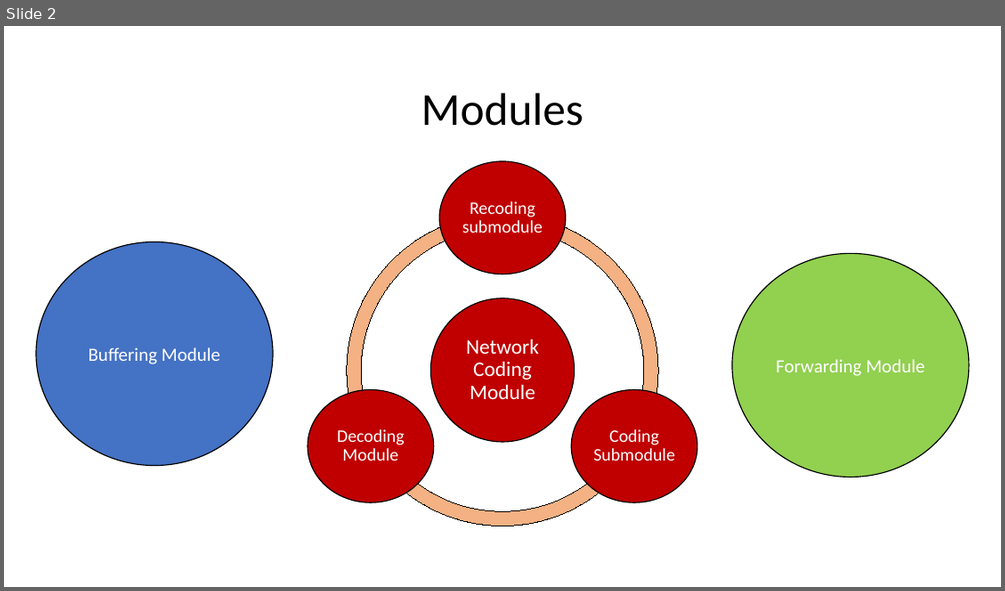
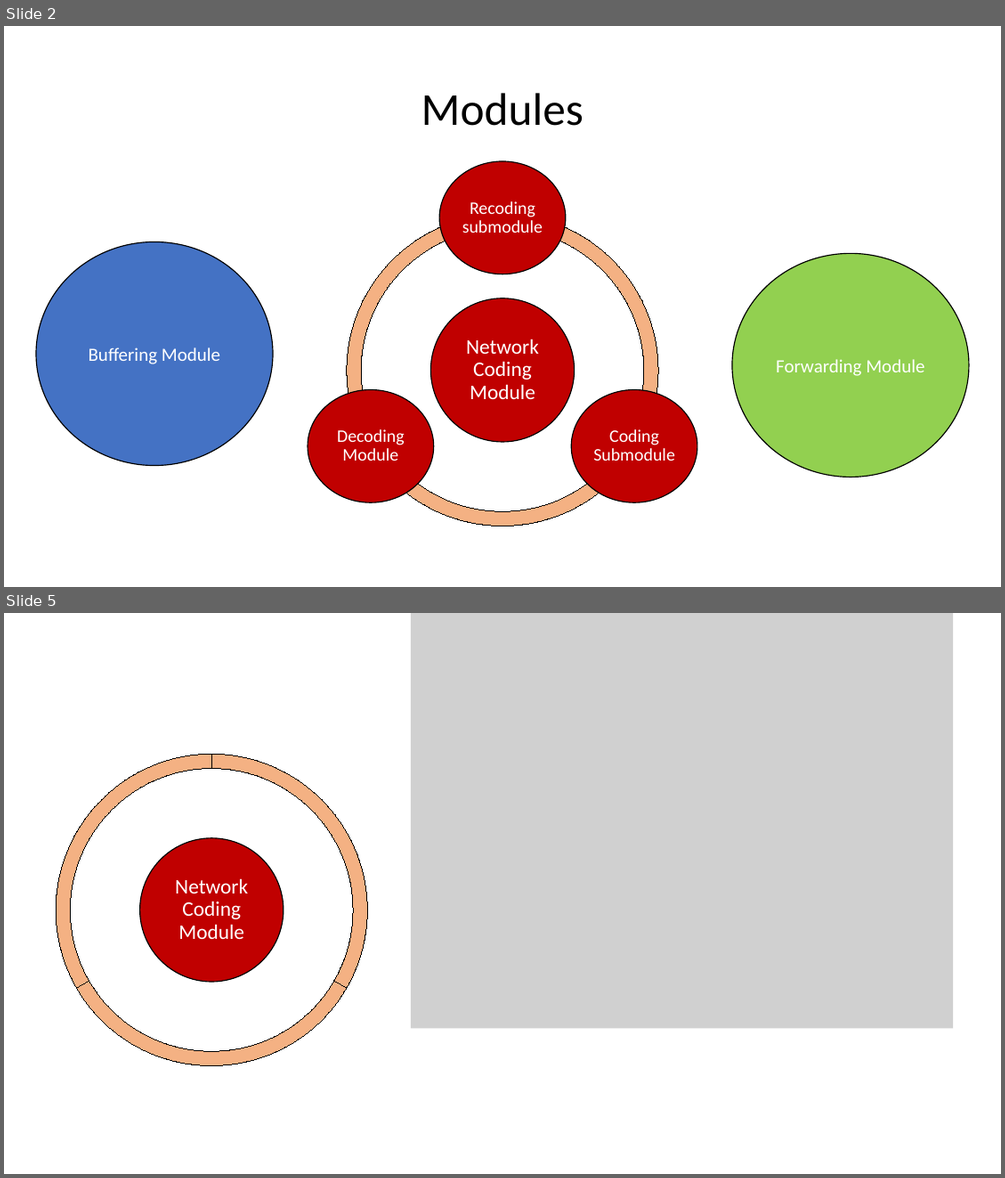
Before and after one commit to netx-ulx/NC, a slide deck: Docs/Design of a RLNC implementation on the switch.pptx. Shown one above the other, each under a label of ours: slide 2 before the commit, slides 2 and 5 after it; the slides between them are not shown. The pictures are 1005x591 and 1005x1178 pixels, drawn with LibreOffice and Linux fonts; fonts in the diff are those of the drawing; grey boxes stand for pictures. Boxes give left, top, right and bottom in pixels: in the first picture for what was removed or moved away, otherwise in the second. Text is boxed around its words. In the diff, an @@ line names an element or a change of style, - is before the commit and + after.

```diff
--- a/Docs/Design of a RLNC implementation on the switch.pptx
+++ b/Docs/Design of a RLNC implementation on the switch.pptx
@@ slide 5 added at (4,613,1001,1174), background #FFFFFF @@
@@ picture added at (411,613,953,1028) @@
@@ group added at (56,754,367,1065): 3 arch (boxed as its full ring)s, 1 ellipse, 1 text @@
+Network Coding Module
```
Also in this commit, not shown: 6 slides changed, 1 other slide added.
